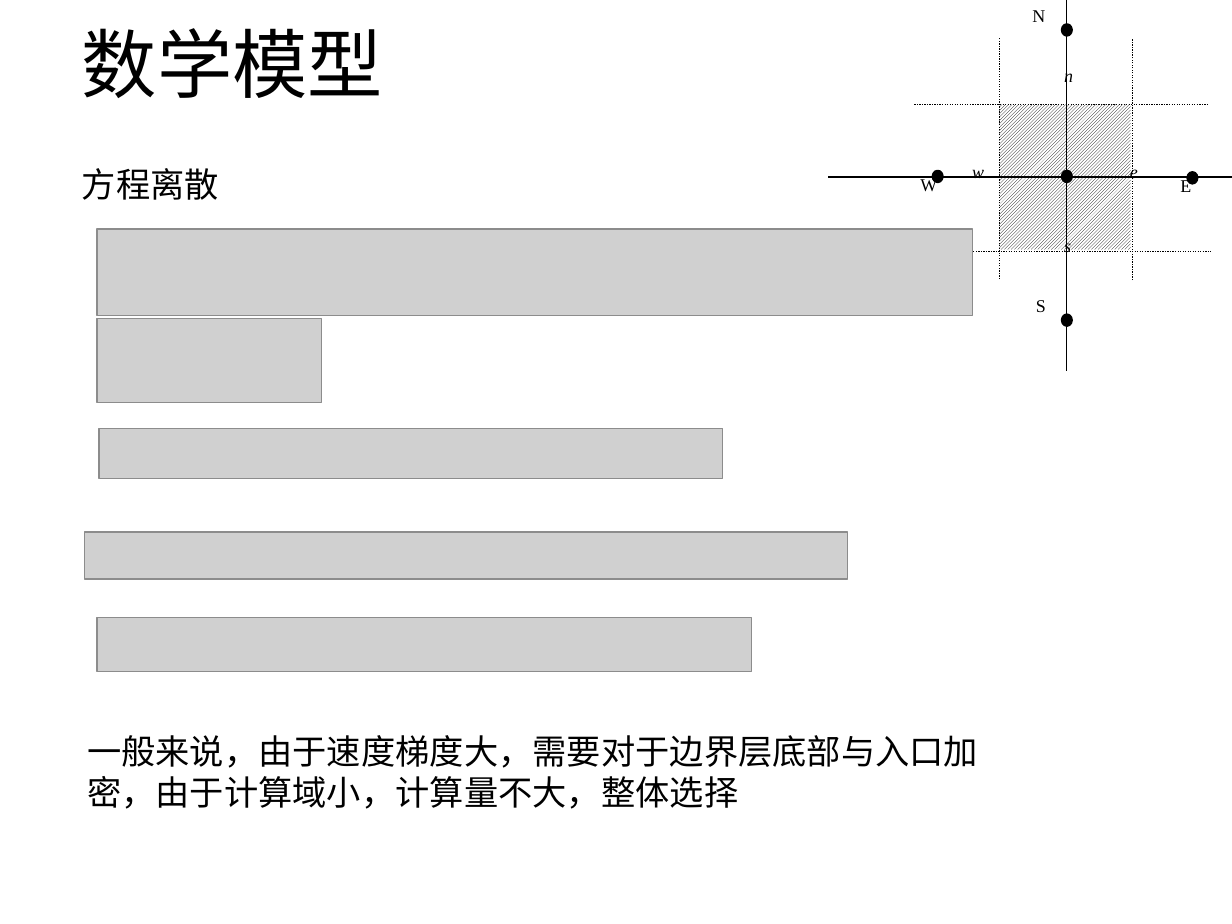
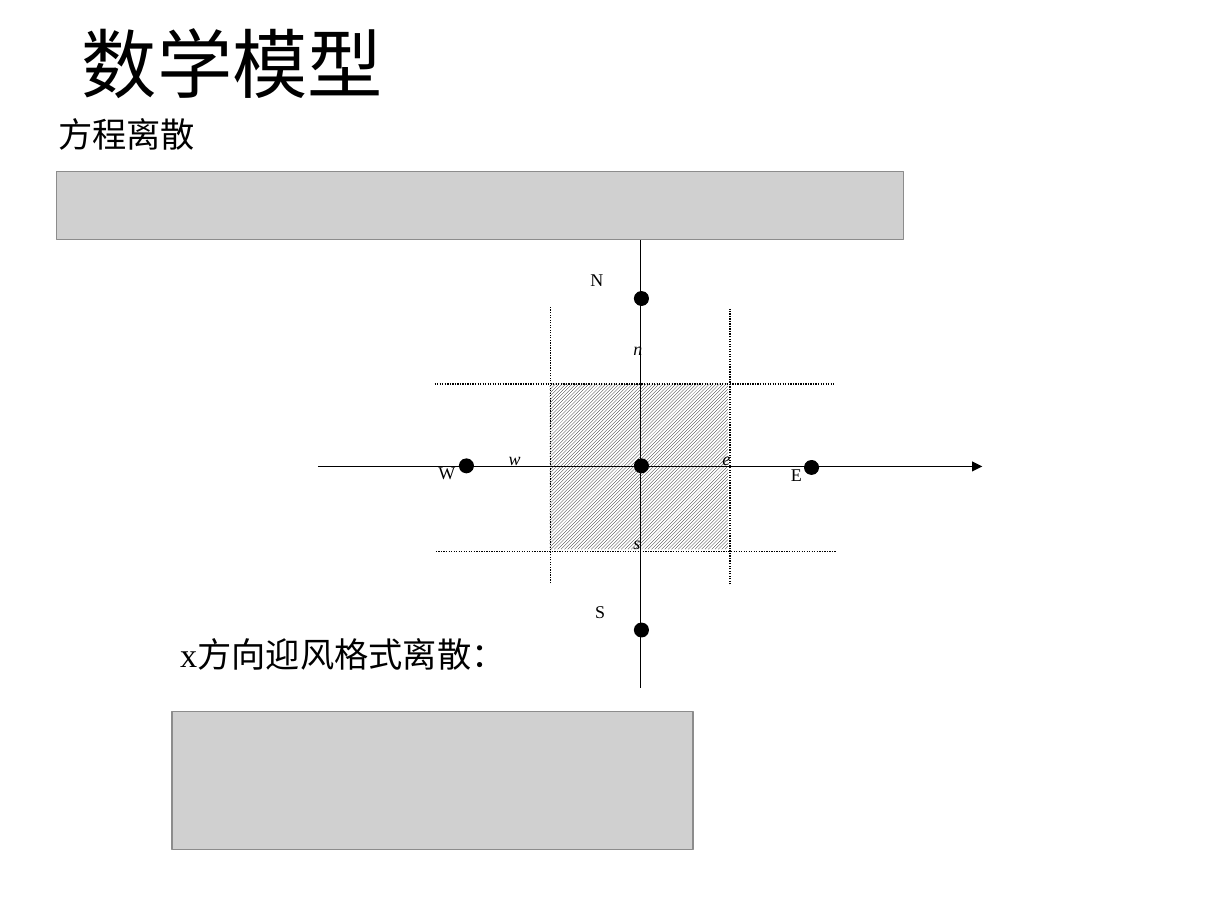
Before and after one commit to hohiroki/homework, a slide deck: slide 5 of NO1/NO1.pptx. Drawn at 1232x924 pixels with LibreOffice and Linux fonts; fonts in the diff are those of the drawing; grey boxes stand for pictures. Boxes give left, top, right and bottom in pixels: in the first picture for what was removed or moved away, otherwise in the second. Text is boxed around its words. In the diff, an @@ line names an element or a change of style, - is before the commit and + after.

```diff
--- a/NO1/NO1.pptx
+++ b/NO1/NO1.pptx
@@ text "方程离散": place and size @@
-text "方程离散" at (82,168,219,200)
+text "方程离散" at (58,118,195,150)
@@ picture added at (57,171,903,239) @@
@@ arrow moved from (1066, 371) - (1066, 0) to (641, 687) - (641, 198) @@
@@ picture removed at (97,229,972,315) @@
@@ text "N": place and size @@
-text "N" at (1032,10,1045,22)
+text "N" at (590,274,603,286)
@@ ellipse: place and size @@
-ellipse at (1062,25,1071,34)
+ellipse at (636,293,647,304)
@@ picture removed at (97,318,322,402) @@
@@ line moved from (999, 280) - (999, 38) to (551, 583) - (551, 308) @@
@@ line moved from (1132, 280) - (1132, 39) to (731, 584) - (731, 309) @@
@@ text "n": place and size @@
-text "n" at (1064,69,1073,87)
+text "n" at (633,341,642,359)
@@ line moved from (914, 105) - (1209, 105) to (435, 384) - (833, 384) @@
@@ rectangle: place and size @@
-rectangle at (999,105,1131,250)
+rectangle at (549,383,728,549)
@@ picture removed at (99,429,722,479) @@
@@ text "w": place and size @@
-text "w" at (972,169,984,178)
+text "w" at (509,456,521,467)
@@ text "e": place and size @@
-text "e" at (1130,165,1138,182)
+text "e" at (722,451,730,469)
@@ arrow moved from (828, 177) - (1232, 177) to (318, 467) - (982, 467) @@
@@ text "W": place and size @@
-text "W" at (920,178,937,191)
+text "W" at (438,466,455,479)
@@ ellipse: place and size @@
-ellipse at (934,171,942,181)
+ellipse at (461,460,472,471)
@@ ellipse: place and size @@
-ellipse at (1062,171,1071,181)
+ellipse at (636,460,647,471)
@@ text "E": place and size @@
-text "E" at (1180,179,1191,192)
+text "E" at (791,469,802,481)
@@ ellipse: place and size @@
-ellipse at (1188,172,1196,182)
+ellipse at (806,462,817,473)
@@ picture removed at (85,532,848,579) @@
@@ text "s": place and size @@
-text "s" at (1064,239,1071,257)
+text "s" at (633,536,640,552)
@@ line moved from (915, 251) - (1211, 251) to (436, 551) - (837, 551) @@
@@ text "S": place and size @@
-text "S" at (1036,300,1046,312)
+text "S" at (595,606,605,618)
@@ picture removed at (97,617,752,671) @@
@@ ellipse: place and size @@
-ellipse at (1062,315,1071,325)
+ellipse at (636,625,647,636)
@@ text added at (180,640,506,670), 20 pt, text #000000 @@
+x方向迎风格式离散：
@@ picture added at (172,712,694,850) @@
@@ text removed at (87,735,978,809) @@
-一般来说，由于速度梯度大，需要对于边界层底部与入口加密，由于计算域小，计算量不大，整体选择
```
Also in this commit, not shown: 7 other slides changed, 3 slides added, 3 other files.
